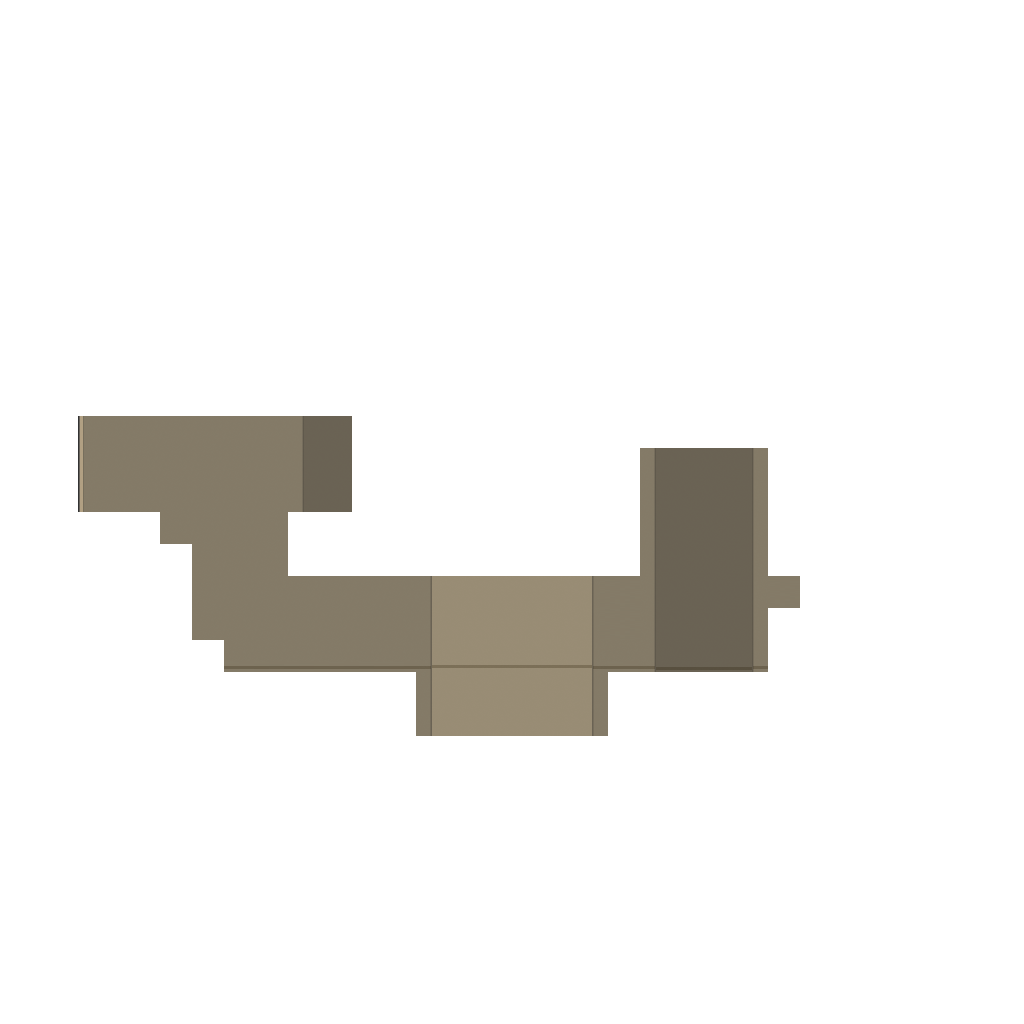
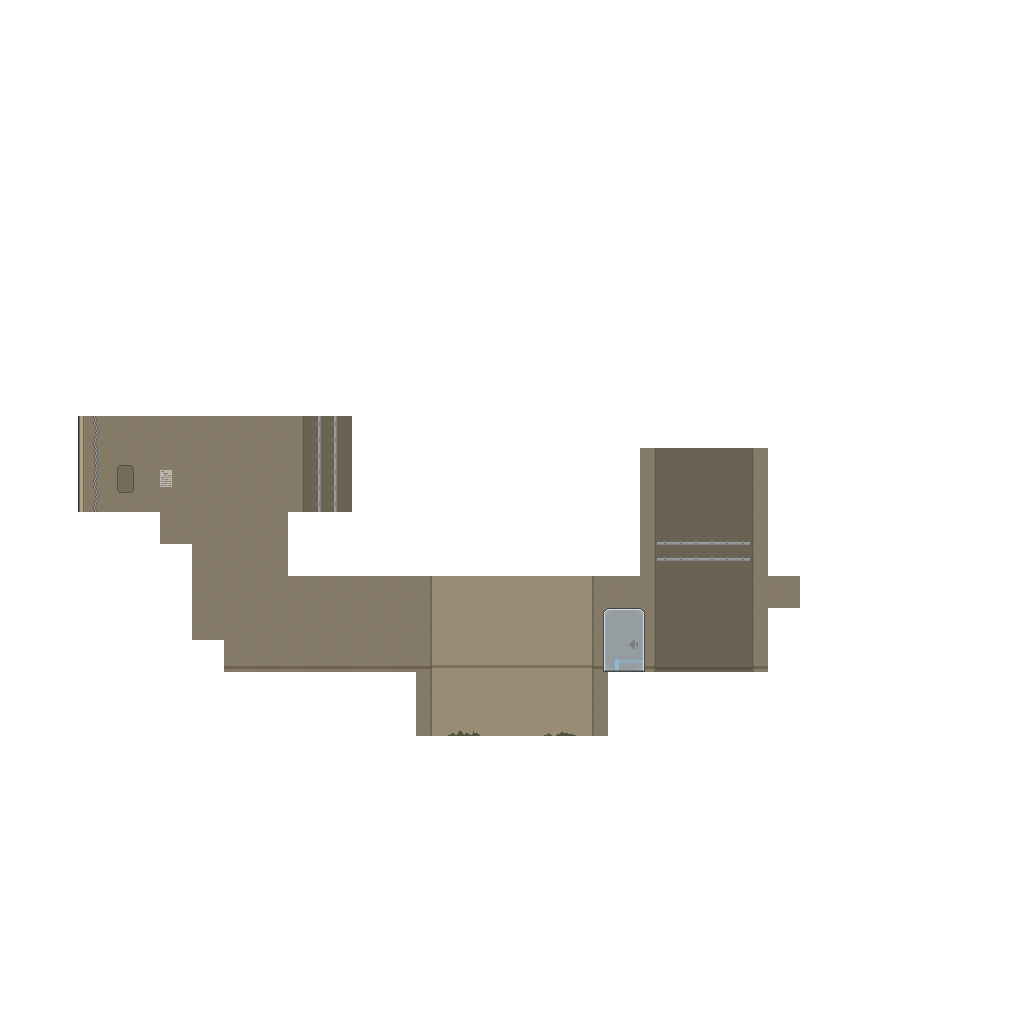
The second 1024x1024 image is a revision of the first. Changes to its layers:
added layer "Layer 2" above "Layer 1" over [93, 416, 750, 736]
